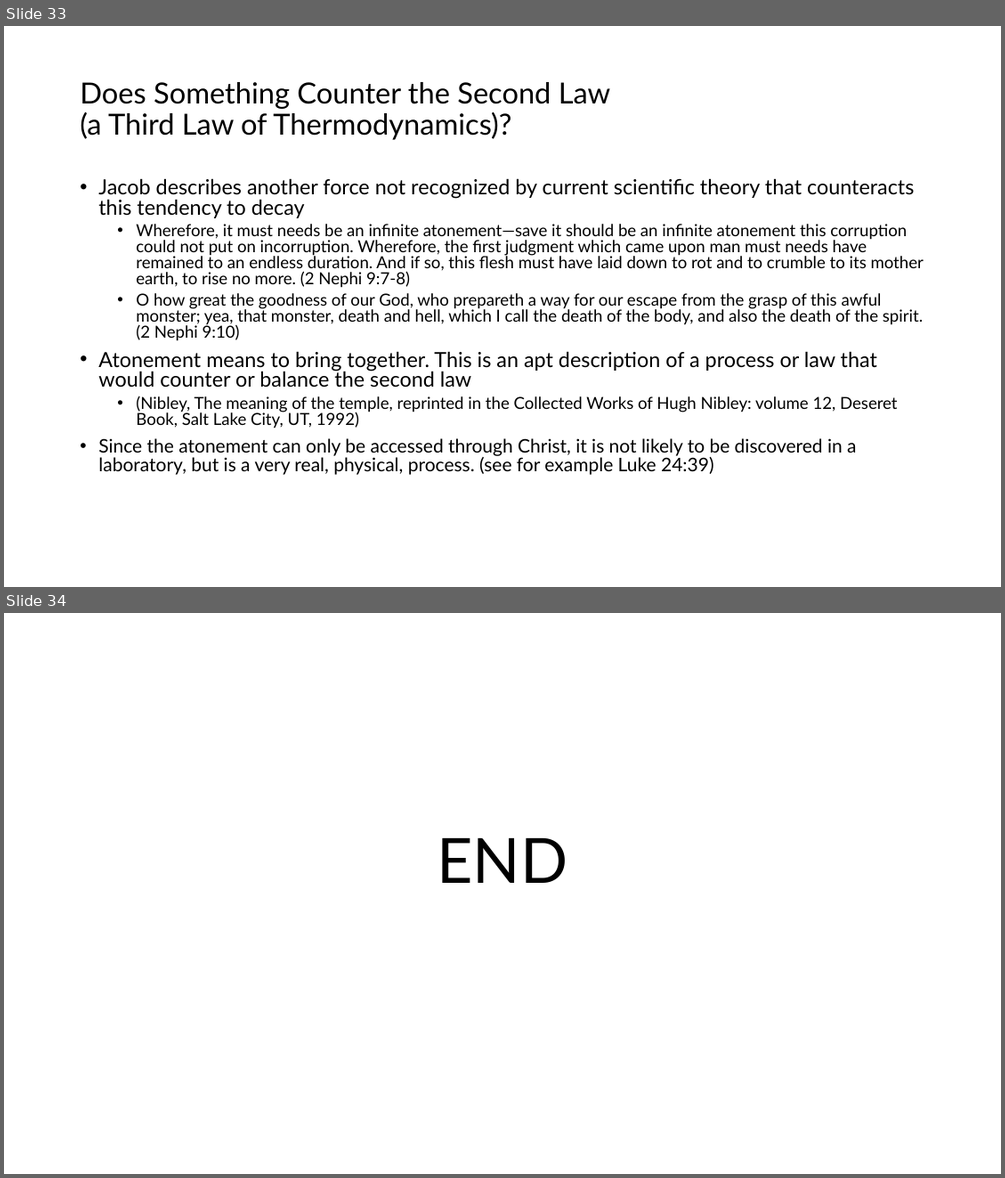
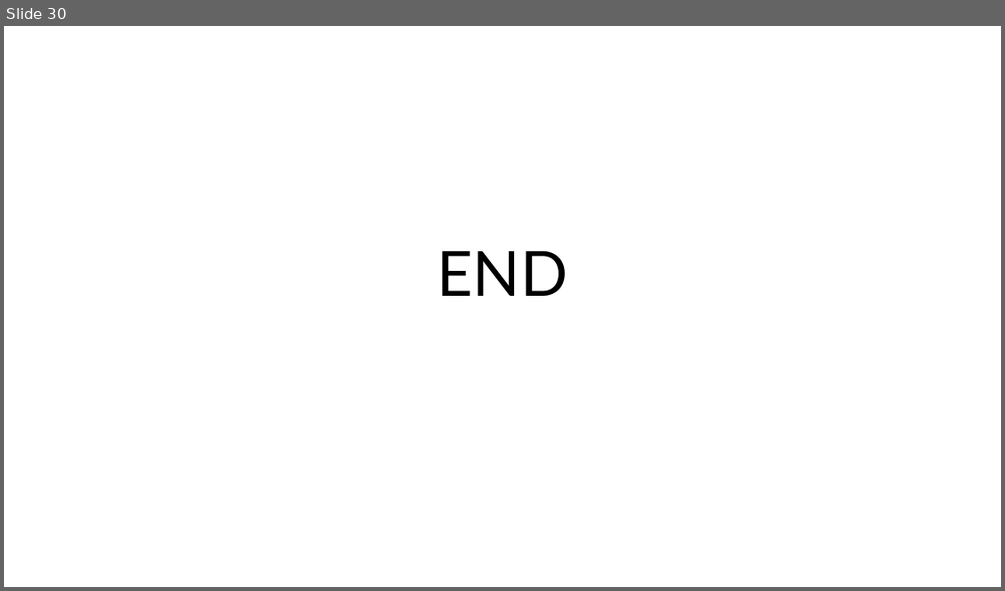
Before and after one commit to rtlines/Introductory-Physics-II, a slide deck: Lecture_Slides/PH 123 Lecture 39.pptx. Shown one above the other, each under a label of ours: slides 33 and 34 before the commit, slide 30 after it. The pictures are 1005x1178 and 1005x591 pixels, drawn with LibreOffice and Linux fonts; fonts in the diff are those of the drawing. Boxes give left, top, right and bottom in pixels: in the first picture for what was removed or moved away, otherwise in the second. Text is boxed around its words. In the diff, an @@ line names an element or a change of style, - is before the commit and + after.

```diff
--- a/Lecture_Slides/PH 123 Lecture 39.pptx
+++ b/Lecture_Slides/PH 123 Lecture 39.pptx
@@ slide 33 removed at (4,26,1001,587), background #FFFFFF @@
@@ title removed at (80,82,611,140) @@
-Does Something Counter the Second Law
-(a Third Law of Thermodynamics)?
@@ text removed at (98,178,923,475) @@
-• Jacob describes another force not recognized by current scientific theory that counteracts this tendency to decay
-  • Wherefore, it must needs be an infinite atonement—save it should be an infinite atonement this corruption could not put on incorruption. Wherefore, the first judgment which came upon man must needs have remained to an endless duration. And if so, this flesh must have laid down to rot and to crumble to its mother earth, to rise no more. (2 Nephi 9:7-8)
-  • O how great the goodness of our God, who prepareth a way for our escape from the grasp of this awful monster; yea, that monster, death and hell, which I call the death of the body, and also the death of the spirit. (2 Nephi 9:10)
-• Atonement means to bring together. This is an apt description of a process or law that would counter or balance the second law
-  • (Nibley, The meaning of the temple, reprinted in the Collected Works of Hugh Nibley: volume 12, Deseret Book, Salt Lake City, UT, 1992)
-• Since the atonement can only be accessed through Christ, it is not likely to be discovered in a laboratory, but is a very real, physical, process. (see for example Luke 24:39)
@@ what was slide 34 is now slide 30 @@
```
Also in this commit, not shown: 1 slide changed, 33 slides added, 31 other slides removed, 35 other files.
